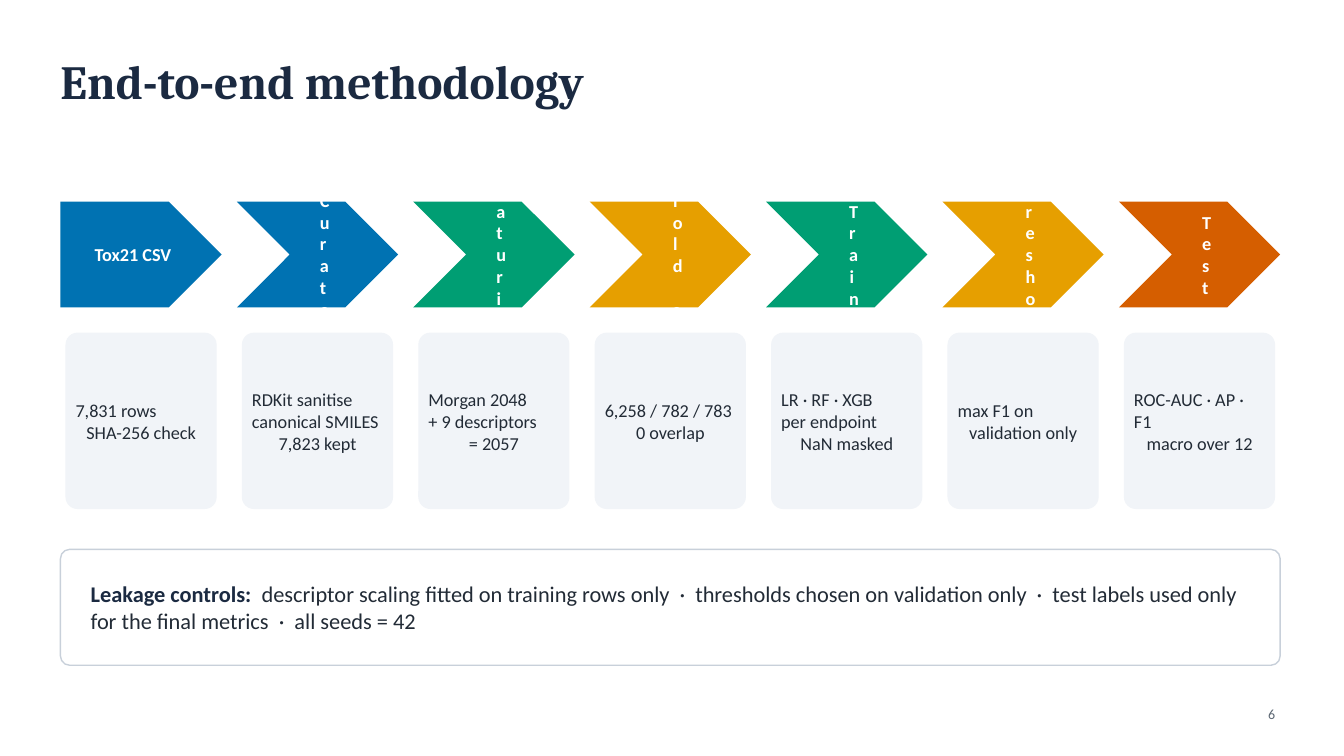
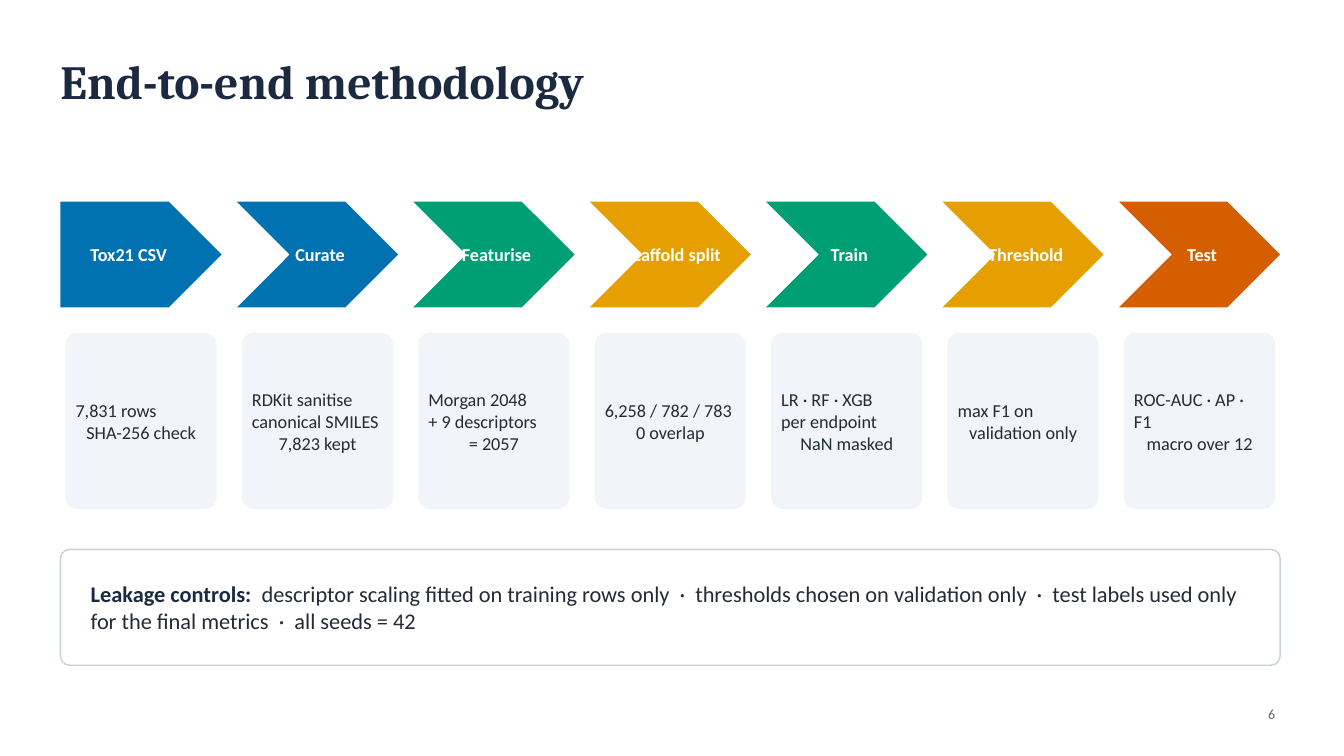
Before and after one commit to aristoncodes/Molecular-Toxicity-Prediction, a slide deck: slide 6 of reports/presentation/phase1_final_presentation.pptx. Drawn at 1344x756 pixels with LibreOffice and Linux fonts; fonts in the diff are those of the drawing. Boxes give left, top, right and bottom in pixels: in the first picture for what was removed or moved away, otherwise in the second. Text is boxed around its words. In the diff, an @@ line names an element or a change of style, - is before the commit and + after.

```diff
--- a/reports/presentation/phase1_final_presentation.pptx
+++ b/reports/presentation/phase1_final_presentation.pptx
@@ pentagon arrow added at box(60, 202, 222, 308), fill #0072B2 @@
@@ text "Tox21 CSV": place and size @@
-text "Tox21 CSV" at box(60, 202, 222, 308)
+text "Tox21 CSV" at box(90, 249, 167, 261)
@@ text "Tox21 CSV" at box(90, 249, 167, 261): fill #0072B2 to none @@
@@ chevron added at box(237, 202, 398, 308), fill #0072B2 @@
@@ text "Curate" at box(295, 249, 344, 261): fill #0072B2 to none @@
@@ text "Curate": place and size @@
-text "Curate" at box(237, 202, 398, 308)
+text "Curate" at box(295, 249, 344, 261)
@@ chevron added at box(413, 202, 575, 308), fill #009E73 @@
@@ text "Featurise": place and size @@
-text "Featurise" at box(413, 202, 575, 308)
+text "Featurise" at box(462, 248, 531, 261)
@@ text "Featurise" at box(462, 248, 531, 261): fill #009E73 to none @@
@@ chevron added at box(590, 202, 751, 308), fill #E69F00 @@
@@ text "Scaffold split": place and size @@
-text "Scaffold split" at box(590, 202, 751, 308)
+text "Scaffold split" at box(625, 246, 721, 266)
@@ text "Scaffold split" at box(625, 246, 721, 266): fill #E69F00 to none @@
@@ chevron added at box(766, 202, 928, 308), fill #009E73 @@
@@ text "Train" at box(831, 248, 868, 261): fill #009E73 to none @@
@@ text "Train": place and size @@
-text "Train" at box(766, 202, 928, 308)
+text "Train" at box(831, 248, 868, 261)
@@ chevron added at box(943, 202, 1104, 308), fill #E69F00 @@
@@ text "Threshold" at box(988, 247, 1063, 262): fill #E69F00 to none @@
@@ text "Threshold": place and size @@
-text "Threshold" at box(943, 202, 1104, 308)
+text "Threshold" at box(988, 247, 1063, 262)
@@ chevron added at box(1119, 202, 1280, 308), fill #D55E00 @@
@@ text "Test": place and size @@
-text "Test" at box(1119, 202, 1280, 308)
+text "Test" at box(1187, 249, 1217, 261)
@@ text "Test" at box(1187, 249, 1217, 261): fill #D55E00 to none @@
```
Also in this commit, not shown: 5 other files.
